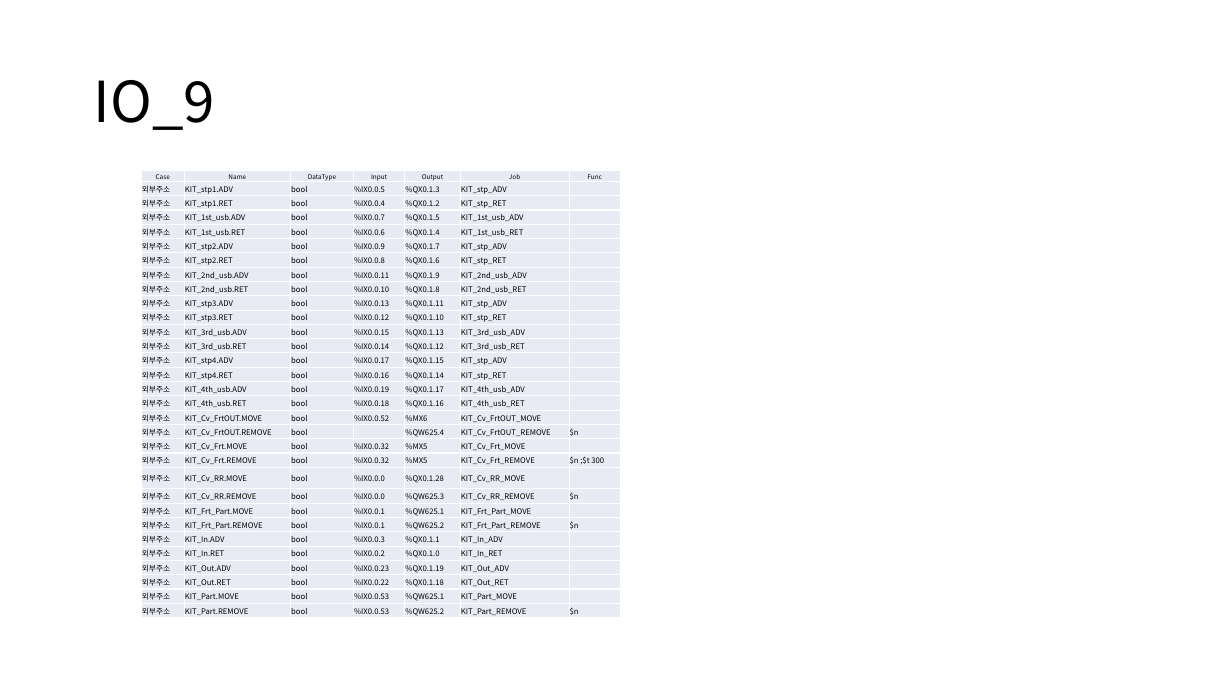
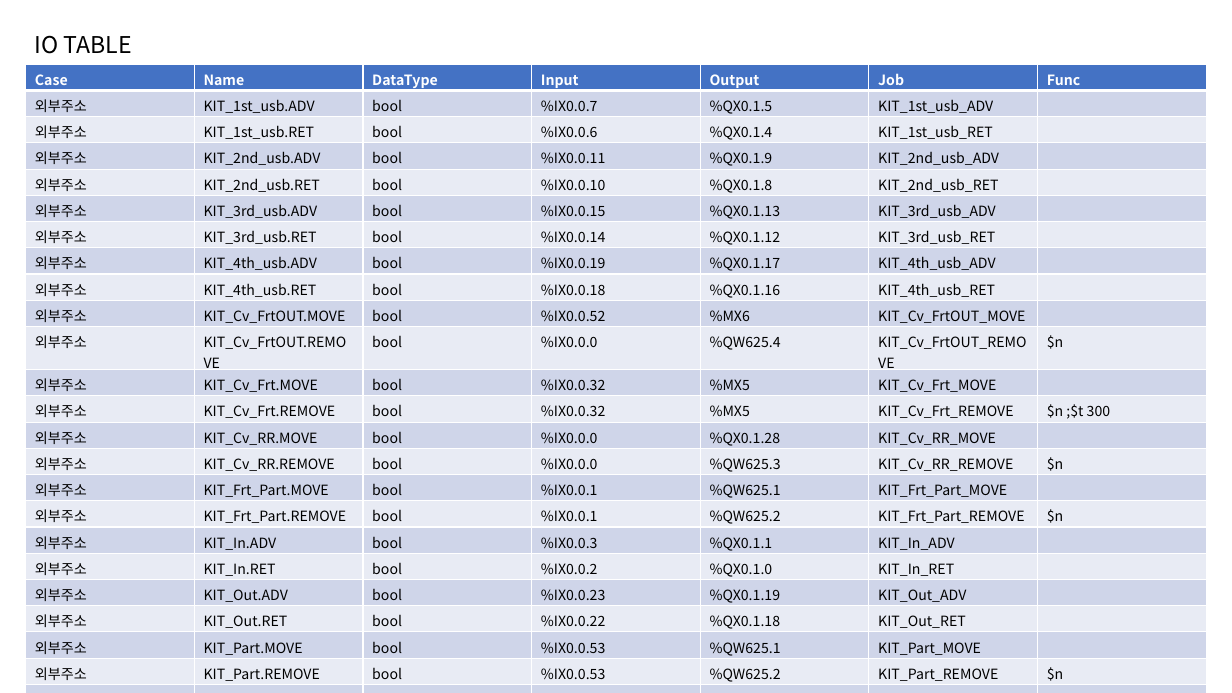
Before and after one commit to DualsoftDev/ds, a slide deck: slide 8 of DsDotNet/src/UnitTest/UnitTest.Model/ImportOfficeExample/demo/ppt/kit.pptx (slide 2 before the commit). Drawn at 1232x693 pixels with LibreOffice and Linux fonts; fonts in the diff are those of the drawing. Boxes give left, top, right and bottom in pixels: in the first picture for what was removed or moved away, otherwise in the second. Text is boxed around its words. In the diff, an @@ line names an element or a change of style, - is before the commit and + after.

```diff
--- a/DsDotNet/src/UnitTest/UnitTest.Model/ImportOfficeExample/demo/ppt/kit.pptx
+++ b/DsDotNet/src/UnitTest/UnitTest.Model/ImportOfficeExample/demo/ppt/kit.pptx
@@ text added at (x1=35, y1=35, x2=132, y2=54), 18 pt, text #000000 @@
+IO TABLE
@@ table at (x1=26, y1=64, x2=1210, y2=693) @@
-row 2: 외부주소 | KIT_stp1.ADV | bool | %IX0.0.5 | %QX0.1.3 | KIT_stp_ADV | 
-row 3: 외부주소 | KIT_stp1.RET | bool | %IX0.0.4 | %QX0.1.2 | KIT_stp_RET | 
-row 6: 외부주소 | KIT_stp2.ADV | bool | %IX0.0.9 | %QX0.1.7 | KIT_stp_ADV | 
-row 7: 외부주소 | KIT_stp2.RET | bool | %IX0.0.8 | %QX0.1.6 | KIT_stp_RET | 
-row 10: 외부주소 | KIT_stp3.ADV | bool | %IX0.0.13 | %QX0.1.11 | KIT_stp_ADV | 
-row 11: 외부주소 | KIT_stp3.RET | bool | %IX0.0.12 | %QX0.1.10 | KIT_stp_RET | 
-row 14: 외부주소 | KIT_stp4.ADV | bool | %IX0.0.17 | %QX0.1.15 | KIT_stp_ADV | 
-row 15: 외부주소 | KIT_stp4.RET | bool | %IX0.0.16 | %QX0.1.14 | KIT_stp_RET | 
-row 11, column 4: 
+row 11, column 4: %IX0.0.0
+row 24: 외부주소 | KIT_stp1.ADV | bool | %IX0.0.5 | %QX0.1.3 | KIT_stp_ADV | 
+row 25: 외부주소 | KIT_stp2.ADV | bool | %IX0.0.9 | %QX0.1.7 | ↑ | ↑
+row 26: 외부주소 | KIT_stp3.ADV | bool | %IX0.0.13 | %QX0.1.11 | ↑ | ↑
+row 27: 외부주소 | KIT_stp4.ADV | bool | %IX0.0.17 | %QX0.1.15 | ↑ | ↑
+row 28: 외부주소 | KIT_stp1.RET | bool | %IX0.0.4 | %QX0.1.2 | KIT_stp_RET | 
+row 29: 외부주소 | KIT_stp2.RET | bool | %IX0.0.8 | %QX0.1.6 | ↑ | ↑
+row 30: 외부주소 | KIT_stp3.RET | bool | %IX0.0.12 | %QX0.1.10 | ↑ | ↑
+row 31: 외부주소 | KIT_stp4.RET | bool | %IX0.0.16 | %QX0.1.14 | ↑ | ↑
+row 32:  |  |  |  |  |  | 
+row 33:  |  |  |  |  |  | 
+row 34:  |  |  |  |  |  | 
+row 35:  |  |  |  |  |  | 
+row 36:  |  |  |  |  |  | 
+row 37:  |  |  |  |  |  | 
+row 38: 내부변수 |  |  |  |  |  | 
+row 39:  |  |  |  |  |  | 
@@ table resized from (x1=141, y1=171, x2=622, y2=620) to (x1=26, y1=64, x2=1210, y2=693) @@
@@ title removed at (x1=94, y1=80, x2=215, y2=130) @@
-IO_9
```
Also in this commit, not shown: 12 other files.
